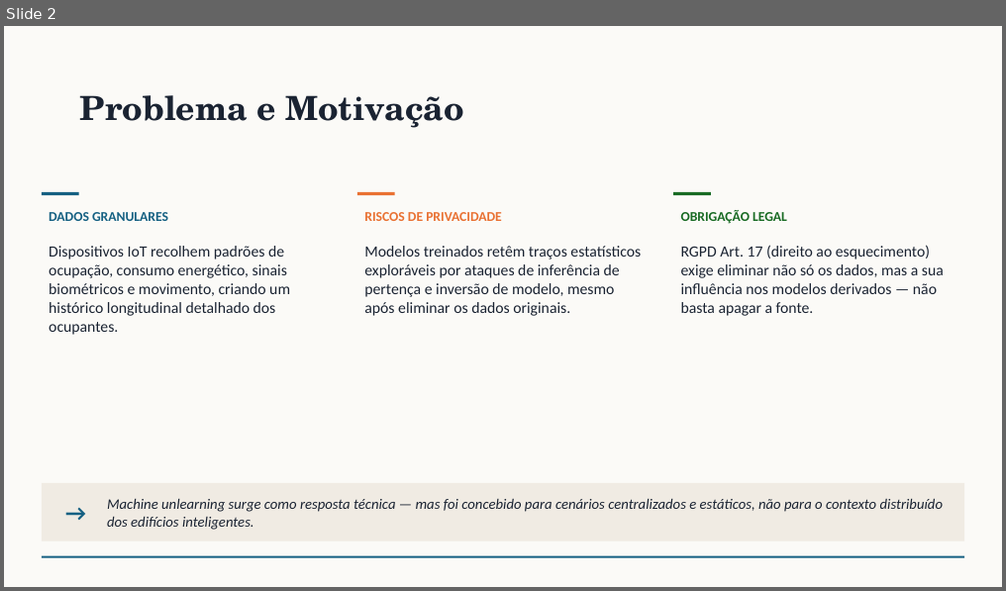
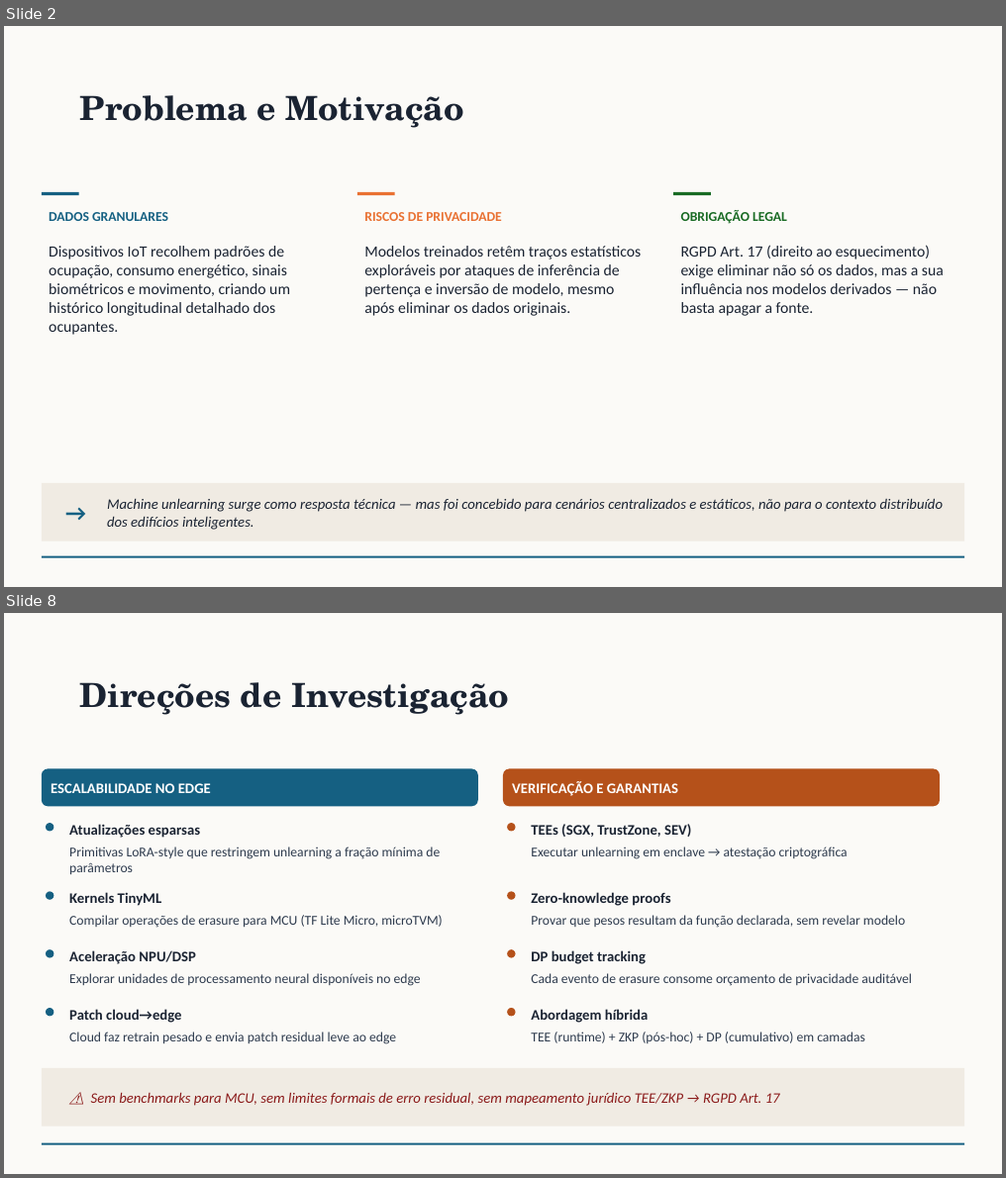
Before and after one commit to rafaeldpsilva/sa4cps-vault, a slide deck: Entregas PhD/machine-unlearning.pptx. Shown one above the other, each under a label of ours: slide 2 before the commit, slides 2 and 8 after it; the slides between them are not shown. The pictures are 1006x591 and 1006x1178 pixels, drawn with LibreOffice and Linux fonts; fonts in the diff are those of the drawing. Boxes give left, top, right and bottom in pixels: in the first picture for what was removed or moved away, otherwise in the second. Text is boxed around its words. In the diff, an @@ line names an element or a change of style, - is before the commit and + after.

```diff
--- a/Entregas PhD/machine-unlearning.pptx
+++ b/Entregas PhD/machine-unlearning.pptx
@@ slide 8 added at <box>4,613,1002,1174</box>, background #FBFAF7; not listed: 1 template element that a slide beside it also shows @@
@@ title added at <box>80,682,509,715</box>, 32 pt, text #1A2332, bold @@
+Direções de Investigação
@@ rounded rectangle added at <box>42,768,478,806</box>, fill #156082, 14 pt, text #FFFFFF, bold @@
+ESCALABILIDADE NO EDGE
@@ rounded rectangle added at <box>503,768,940,806</box>, fill #B5511A, 14 pt, text #FFFFFF, bold @@
+VERIFICAÇÃO E GARANTIAS
@@ ellipse added at <box>46,823,54,832</box>, fill #156082 @@
@@ text added at <box>69,824,200,838</box>, 14 pt, text #1A2332, bold @@
+Atualizações esparsas
@@ text added at <box>69,847,440,875</box>, 13 pt, text #2E3B4E @@
+Primitivas LoRA-style que restringem unlearning a fração mínima de parâmetros
@@ ellipse added at <box>507,823,515,832</box>, fill #B5511A @@
@@ text added at <box>531,824,691,837</box>, 14 pt, text #1A2332, bold @@
+TEEs (SGX, TrustZone, SEV)
@@ text added at <box>531,847,847,860</box>, 13 pt, text #2E3B4E @@
+Executar unlearning em enclave → atestação criptográfica
@@ ellipse added at <box>46,891,54,900</box>, fill #156082 @@
@@ text added at <box>69,892,162,906</box>, 14 pt, text #1A2332, bold @@
+Kernels TinyML
@@ ellipse added at <box>507,891,515,900</box>, fill #B5511A @@
@@ text added at <box>531,892,670,906</box>, 14 pt, text #1A2332, bold @@
+Zero-knowledge proofs
@@ text added at <box>69,915,443,928</box>, 13 pt, text #2E3B4E @@
+Compilar operações de erasure para MCU (TF Lite Micro, microTVM)
@@ text added at <box>531,915,905,928</box>, 13 pt, text #2E3B4E @@
+Provar que pesos resultam da função declarada, sem revelar modelo
@@ ellipse added at <box>46,950,54,959</box>, fill #156082 @@
@@ text added at <box>69,951,196,964</box>, 14 pt, text #1A2332, bold @@
+Aceleração NPU/DSP
@@ ellipse added at <box>507,950,515,959</box>, fill #B5511A @@
@@ text added at <box>531,951,646,964</box>, 14 pt, text #1A2332, bold @@
+DP budget tracking
@@ text added at <box>69,973,421,986</box>, 13 pt, text #2E3B4E @@
+Explorar unidades de processamento neural disponíveis no edge
@@ text added at <box>531,973,912,986</box>, 13 pt, text #2E3B4E @@
+Cada evento de erasure consome orçamento de privacidade auditável
@@ ellipse added at <box>46,1008,54,1017</box>, fill #156082 @@
@@ text added at <box>69,1009,181,1023</box>, 14 pt, text #1A2332, bold @@
+Patch cloud→edge
@@ ellipse added at <box>507,1008,515,1017</box>, fill #B5511A @@
@@ text added at <box>531,1009,648,1023</box>, 14 pt, text #1A2332, bold @@
+Abordagem híbrida
@@ text added at <box>69,1032,396,1045</box>, 13 pt, text #2E3B4E @@
+Cloud faz retrain pesado e envia patch residual leve ao edge
@@ text added at <box>531,1032,865,1044</box>, 13 pt, text #2E3B4E @@
+TEE (runtime) + ZKP (pós-hoc) + DP (cumulativo) em camadas
@@ rectangle added at <box>42,1068,964,1127</box>, fill #F0EBE3 @@
@@ text added at <box>91,1092,780,1106</box>, 14 pt, text #8B1A1A, italic @@
+⚠ Sem benchmarks para MCU, sem limites formais de erro residual, sem mapeamento jurídico TEE/ZKP → RGPD Art. 17
```
Also in this commit, not shown: 4 slides changed, 3 other slides added.
